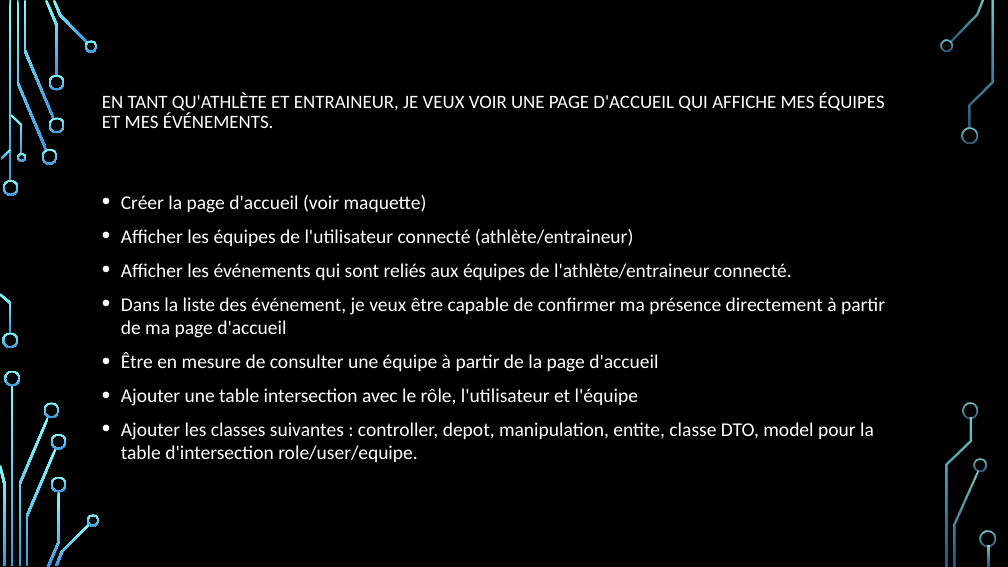
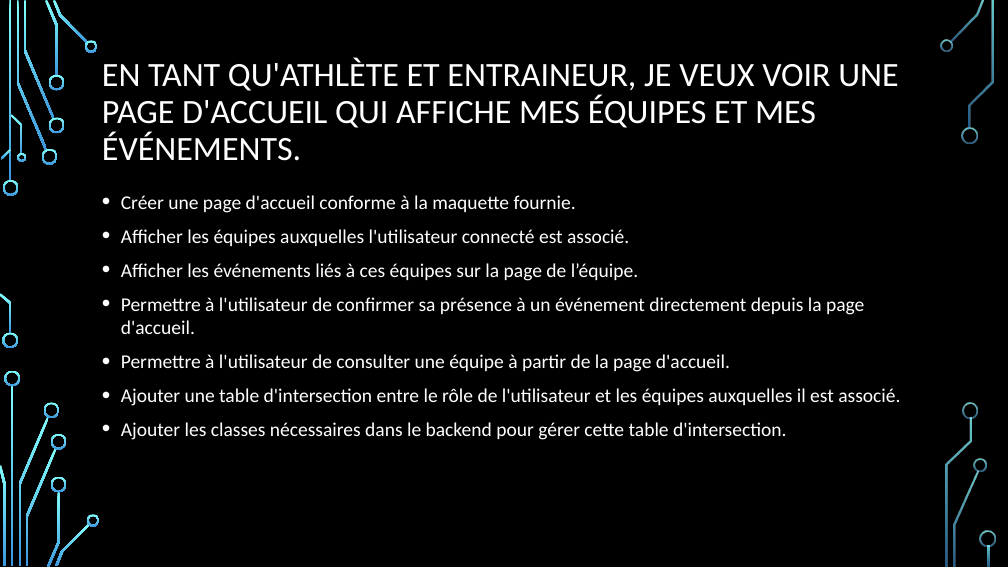
Before and after one commit to DFC-Informatique-Cegep-de-Sainte-Foy/GestionEquipesSportives, a slide deck: slide 8 of Documentation/Revue 3/Presentation_Revue_3.pptx (slide 11 before the commit). Drawn at 1008x567 pixels with LibreOffice and Linux fonts; fonts in the diff are those of the drawing; background and template pictures are left out. Boxes give left, top, right and bottom in pixels: in the first picture for what was removed or moved away, otherwise in the second. Text is boxed around its words. In the diff, an @@ line names an element or a change of style, - is before the commit and + after.

Commit message:
update ppt

```diff
--- a/Documentation/Revue 3/Presentation_Revue_3.pptx
+++ b/Documentation/Revue 3/Presentation_Revue_3.pptx
@@ title "EN TANT QU'ATHLÈTE ET ENTRAINEUR, ..." at box(102, 58, 898, 161): size 18 to 32.4 pt @@
@@ text at box(121, 195, 900, 440): text changed @@
-• Créer la page d'accueil (voir maquette)
-• Afficher les équipes de l'utilisateur connecté (athlète/entraineur)
-• Afficher les événements qui sont reliés aux équipes de l'athlète/entraineur connecté.
-• Dans la liste des événement, je veux être capable de confirmer ma présence directement à partir de ma page d'accueil
-• Être en mesure de consulter une équipe à partir de la page d'accueil
-• Ajouter une table intersection avec le rôle, l'utilisateur et l'équipe
-• Ajouter les classes suivantes : controller, depot, manipulation, entite, classe DTO, model pour la table d'intersection role/user/equipe.
+• Créer une page d'accueil conforme à la maquette fournie.
+• Afficher les équipes auxquelles l'utilisateur connecté est associé.
+• Afficher les événements liés à ces équipes sur la page de l’équipe.
+• Permettre à l'utilisateur de confirmer sa présence à un événement directement depuis la page d'accueil.
+• Permettre à l'utilisateur de consulter une équipe à partir de la page d'accueil.
+• Ajouter une table d'intersection entre le rôle de l'utilisateur et les équipes auxquelles il est associé.
+• Ajouter les classes nécessaires dans le backend pour gérer cette table d'intersection.
```
Also in this commit, not shown: 8 other slides changed, 3 slides removed.
